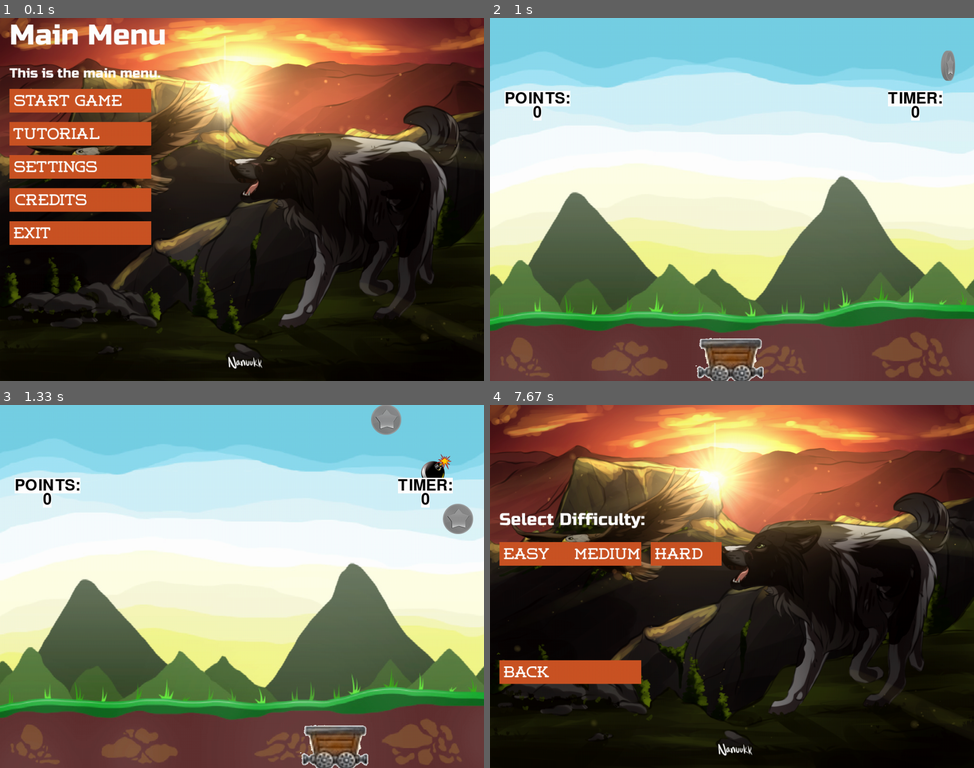
Above: before the commit, frames 1-4 (two rows, left to right).
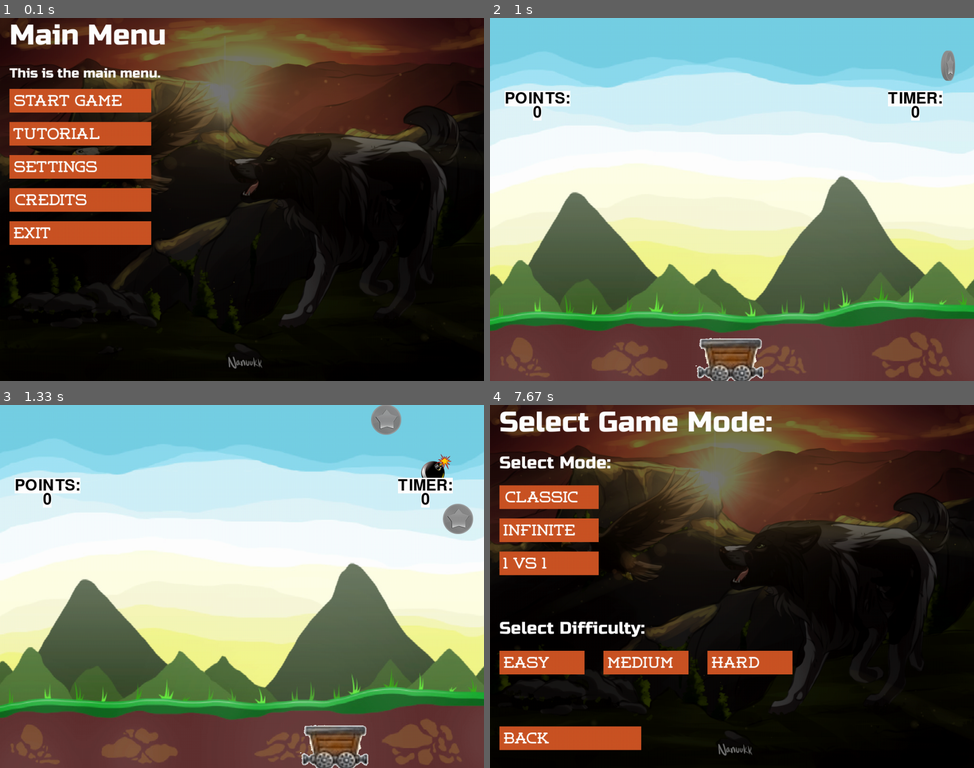
Above: after the commit, the same moments.

Repository: vineetjc/pygame-Coin-Fall-
Game: pygame game, started from main.py
The game is run twice, just before and just after one commit, with the same random seed, the same clock (stepped at 60 frames per second) and the same inputs.
Inputs (mouse positions are in pixels of both pictures, inside the frame that each line leads up to):
- Up to frame 1 (0.1 s): no input
- Up to frame 2 (1 s): click "Start Game" at 0.38 s; click "Medium" at 0.72 s
- Up to frame 3 (1.33 s): hold Right from 1 s (still down)
- Up to frame 4 (7.67 s): release Right at 1.47 s; press the mouse at (717, 524) at 1.53 s; move the mouse to (814, 622) at 1.63 s; release the mouse at (915, 724) at 1.77 s; tap A at 1.83, 7.13 s; hold Right 2.5-2.97 s; hold Left 3-3.53 s; hold Left 3.9-4.3 s; hold Right 4.73-5.37 s; hold Left 5.8-6.27 s; hold Right 6.3-6.77 s; hold Right 6.8-7.1 s; click "Restart" at 7.52 s

The runs differ from the first frame. In frame 1, 37% of the frame differs, in the area x 0-100%, y 0-97%; in frame 2, nothing differs; in frame 3, nothing differs; in frame 4, 50%.

Commit message:
tweaked bg and game_mode_screen

Diff:
--- a/src/game_screens/game_mode_screen.py
+++ b/src/game_screens/game_mode_screen.py
@@ -8,18 +8,25 @@
     def __init__(self, pygame, res, surface, game_manager):
         Screen.__init__(self, pygame, res, surface)
         self.game_manager = game_manager
-        self.font = res.heading3_font
 
-        self.buttons['Easy'] =      Button(pygame, res, surface, [20, 290, 150, 50], "Easy")
-        self.buttons['Medium'] =    Button(pygame, res, surface, [170, 290, 150, 50], "Medium")
-        self.buttons['Hard'] =      Button(pygame, res, surface, [340, 290, 150, 50], "Hard")
+        self.buttons['Classic'] =   Button(pygame, res, surface, [20, 170, 210, 50], "Classic")
+        self.buttons['Infinite'] =  Button(pygame, res, surface, [20, 240, 210, 50], "Infinite")
+        self.buttons['1v1'] =       Button(pygame, res, surface, [20, 310, 210, 50], "1 vs 1")
 
-        self.buttons['Back'] =      Button(pygame, res, surface, [20, 540, 300, 50], "Back")
+        self.buttons['Easy'] =      Button(pygame, res, surface, [20, 520, 180, 50], "Easy")
+        self.buttons['Medium'] =    Button(pygame, res, surface, [240, 520, 180, 50], "Medium")
+        self.buttons['Hard'] =      Button(pygame, res, surface, [460, 520, 180, 50], "Hard")
+
+        self.buttons['Back'] =      Button(pygame, res, surface, [20, 680, 300, 50], "Back")
 
     def update(self, events):
-        textsurface = self.font.render('Select Difficulty:', True, self.res.WHITE)
+        textsurface = self.res.heading1_font.render('Select Game Mode:', True, self.res.WHITE)
+        textsurface2 = self.res.heading3_font.render('Select Mode:', True, self.res.WHITE)
+        textsurface3 = self.res.heading3_font.render('Select Difficulty:', True, self.res.WHITE)
         self.surface.blit(self.res.EBG, (0, 0))
-        self.surface.blit(textsurface, (20, 220))
+        self.surface.blit(textsurface, (20, 0))
+        self.surface.blit(textsurface2, (20, 100))
+        self.surface.blit(textsurface3, (20, 450))
 
         for button in self.buttons:
             self.buttons[button].draw()
--- a/src/game_screens/game_over_screen.py
+++ b/src/game_screens/game_over_screen.py
@@ -35,7 +35,7 @@
             'Score: ' + str(self.game_manager.score), True, self.res.WHITE)
 
         textsurface3 = self.res.body_font.render(
-            'HighScore: ' + str(maxscore), True, self.res.WHITE)
+            'Highscore: ' + str(maxscore), True, self.res.WHITE)
         self.surface.blit(self.res.EBG, (0, 0))
         self.surface.blit(textsurface, (20, 0))
         self.surface.blit(textsurface2, (20, 100))
--- a/src/managers/resources.py
+++ b/src/managers/resources.py
@@ -39,7 +39,7 @@
         self.BG = pygame.image.load(
             'res/images/bg/coinfallbg'+str(self.R)+'.jpg').convert()
         self.EBG = pygame.image.load(
-            'res/images/bg/endbg2.png').convert()
+            'res/images/bg/endbg3.png').convert()
 
         # load images for animation
 
Binary file added: res/images/bg/endbg3.png
